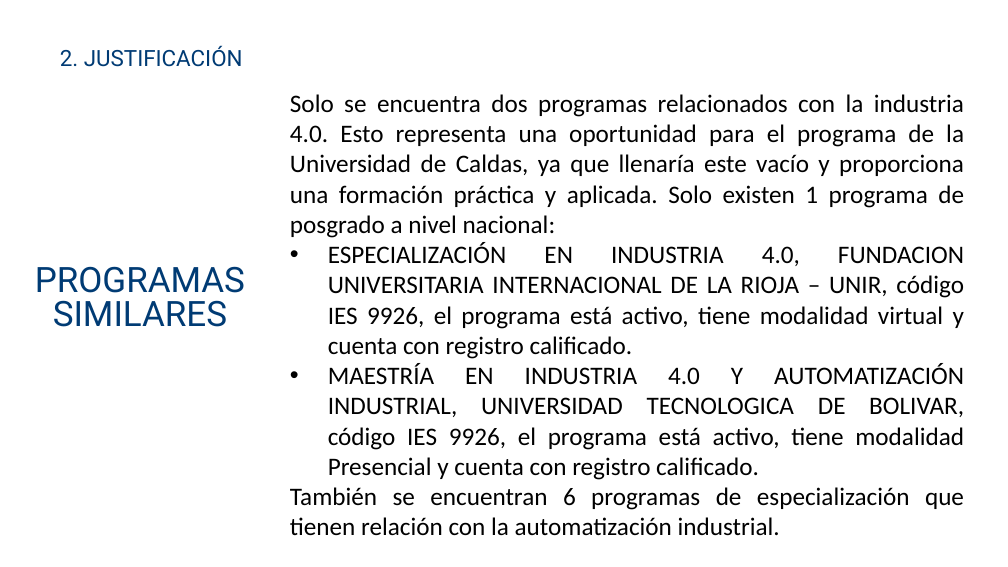
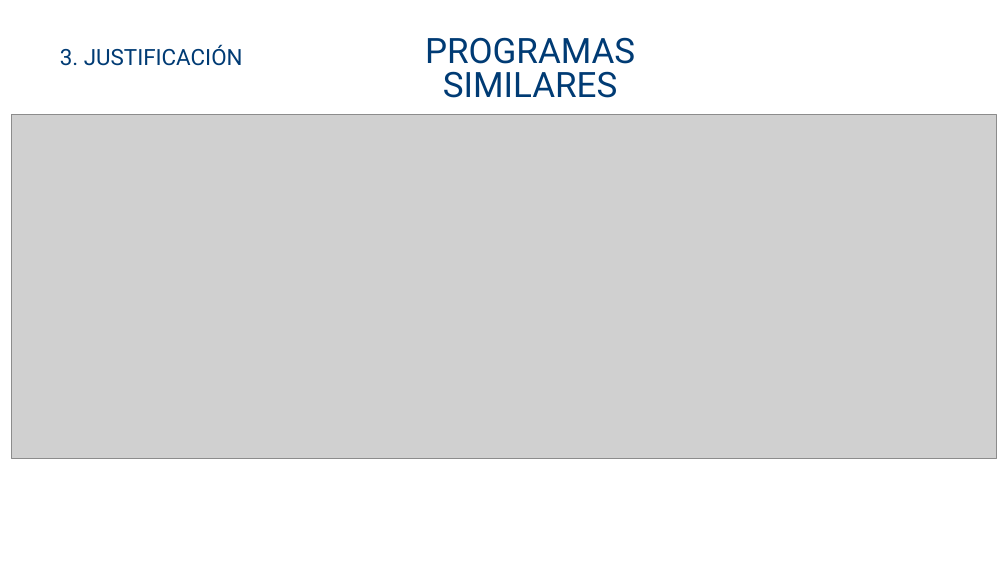
Before and after one commit to DanielVickG87/ESPECIALIZACION_EN_INDUSTRIA_5.0_Y_AUTOMATIZACION_INDUSTRIAL, a slide deck: slide 19 of Presentación decanatura PROGRAMA ESPECIALIZACIÓN EN INDUSTRIA 5.0.pptx (slide 7 before the commit). Drawn at 1008x567 pixels with LibreOffice and Linux fonts; fonts in the diff are those of the drawing; grey boxes stand for pictures; background and template pictures are left out. Boxes give left, top, right and bottom in pixels: in the first picture for what was removed or moved away, otherwise in the second. Text is boxed around its words. In the diff, an @@ line names an element or a change of style, - is before the commit and + after.

```diff
--- a/Presentación decanatura PROGRAMA ESPECIALIZACIÓN EN INDUSTRIA 5.0.pptx
+++ b/Presentación decanatura PROGRAMA ESPECIALIZACIÓN EN INDUSTRIA 5.0.pptx
@@ text "PROGRAMAS SIMILARES" moved from (x1=35, y1=266, x2=245, y2=327) to (x1=425, y1=37, x2=635, y2=98) @@
@@ text at (x1=60, y1=44, x2=243, y2=66): text changed @@
-2. JUSTIFICACIÓN
+3. JUSTIFICACIÓN
@@ picture added at (x1=11, y1=115, x2=996, y2=459) @@
@@ text removed at (x1=290, y1=94, x2=964, y2=536) @@
-Solo se encuentra dos programas relacionados con la industria 4.0. Esto representa una oportunidad para el programa de la Universidad de Caldas, ya que llenaría este vacío y proporciona una formación práctica y aplicada. Solo existen 1 programa de posgrado a nivel nacional:
-• ESPECIALIZACIÓN EN INDUSTRIA 4.0, FUNDACION UNIVERSITARIA INTERNACIONAL DE LA RIOJA – UNIR, código IES 9926, el programa está activo, tiene modalidad virtual y cuenta con registro calificado.
-• MAESTRÍA EN INDUSTRIA 4.0 Y AUTOMATIZACIÓN INDUSTRIAL, UNIVERSIDAD TECNOLOGICA DE BOLIVAR, código IES 9926, el programa está activo, tiene modalidad Presencial y cuenta con registro calificado.
-También se encuentran 6 programas de especialización que tienen relación con la automatización industrial.
```
Also in this commit, not shown: 6 other slides changed, 15 slides added, 2 slides removed, 10 other files.
